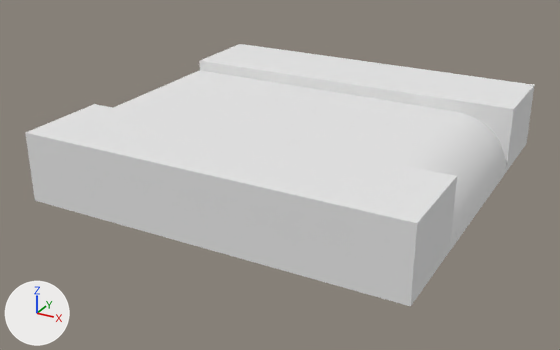
The OBJ model Razor/maps/assets/kenney_3droadpack_updated/Models/roadTile_175.obj as it was, and as the next commit left it.
The view is the same before and after, from a 50 mm camera at (4.2, -3.77, 2.55) aimed at (1.4, 1.31, 0.0). Lighting does not change. The marker at lower left points along +X, +Y and +Z. Where no turn or scale is listed for an object, it has been applied to the vertices.

Names of what the first picture shows: 'roadTile_175'.
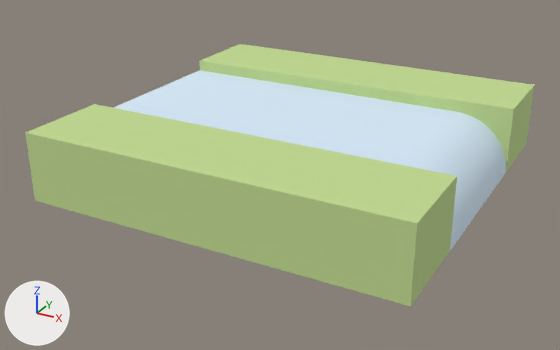
Pixel boxes [x1, y1, x2, y2] of what changed, in the pictures (560 x 350 px):
```json
{"object": "roadTile_175", "change": "recoloured", "before": [25, 44, 534, 307], "after": [25, 44, 534, 307]}
```

The change, as JSON lines over the scene's bpy script:
```json
{"op": "set", "path": "mat_water.base_color", "old": "(0.8, 0.8, 0.8)", "new": "(0.69, 0.843, 0.965)", "note": "white #e7e7e7 -> white #d8edfb"}
{"op": "set", "path": "mat_grass.base_color", "old": "(0.8, 0.8, 0.8)", "new": "(0.541, 0.71, 0.286)", "note": "white #e7e7e7 -> green #c2db92"}
```
